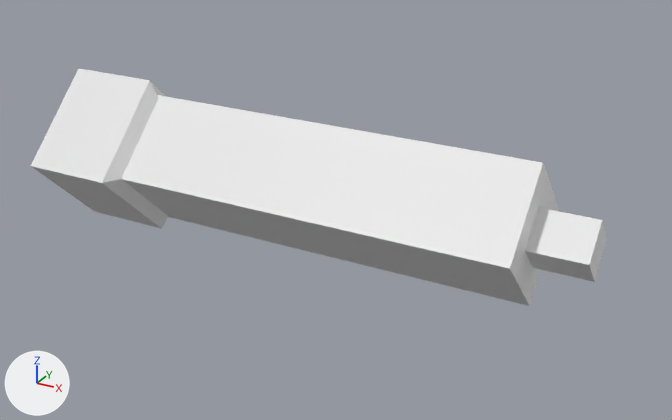
What one commit did to the OBJ model models/gibs/mountainside_gunner/forearm.obj.
Rendered twice from a camera (50 mm lens) standing at (0.353, -0.618, 0.296) and looking at (0.009, 0.008, -0.017). The lights are fixed; the arrows at lower left show +X, +Y and +Z. Where no turn or scale is listed for an object, it has been applied to the vertices. Vertices at the same position are counted once.

The scene before the commit, as lines of its bpy script (objects in view):
```python
me_gunner_body_002 = bpy.data.meshes.new('gunner_body.002')
me_gunner_body_002.from_pydata(...)  # 26 vertices, 24 faces; spans x -0.297..0.228, y -0.071..0.072, z -0.071..0.072
ob_gunner_body_002 = bpy.data.objects.new('gunner_body.002', me_gunner_body_002)
ob_gunner_body_002.location = (0.0, 0.0, 0.0)
```
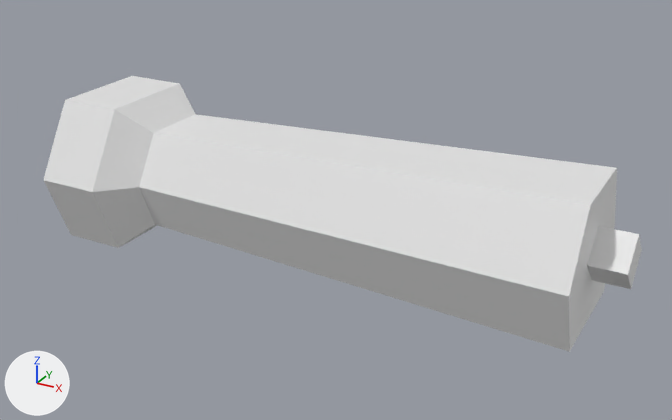
The change, as a diff of the scene's bpy script:
```diff
--- a/models/gibs/mountainside_gunner/forearm.obj.py
+++ b/models/gibs/mountainside_gunner/forearm.obj.py
@@ me_gunner_body_002 @@
 # used by ob_gunner_body_002; location = (0.0, 0.0, 0.0)
-me_gunner_body_002.from_pydata(...)  # 26 vertices, 24 faces; spans x -0.297..0.228, y -0.071..0.072, z -0.071..0.072
+me_gunner_body_002.from_pydata(...)  # 38 vertices, 68 faces; spans x -0.26..0.255, y -0.081..0.082, z -0.068..0.057
+# me_gunner_body_002 part 1: the loose piece of 8 vertices spanning x -0.178..0.182, y -0.057..0.061, z -0.058..0.059 is rebuilt with 30 vertices and now spans x -0.26..0.227, y -0.081..0.082, z -0.068..0.057
+# me_gunner_body_002 part 2
+# 10 vertices are removed from x -0.297..-0.132, y -0.071..0.072, z -0.071..0.072
+# 12 faces are deleted
+# me_gunner_body_002 part 3
+# 8 vertices are removed from x 0.179..0.228, y -0.024..0.025, z -0.025..0.025
+# 6 faces are deleted
+# 8 vertices are added at x 0.224..0.255, y -0.024..0.019, z -0.022..0.021
+# 12 new faces join them
```

Changed parts and their boxes [x1, y1, x2, y2] in the pictures (672 x 420 px):
'gunner_body.002', reshaped (16% taller): before [31, 68, 607, 306]; after [44, 76, 642, 352]
part 1 of me_gunner_body_002, rebuilt (31% wider, 31% taller): before [122, 95, 559, 306]; after [44, 76, 617, 352]
part 2 of me_gunner_body_002, deleted: before [31, 68, 168, 229]
part 3 of me_gunner_body_002, built on: before [525, 207, 607, 282]; after [587, 226, 642, 289]
